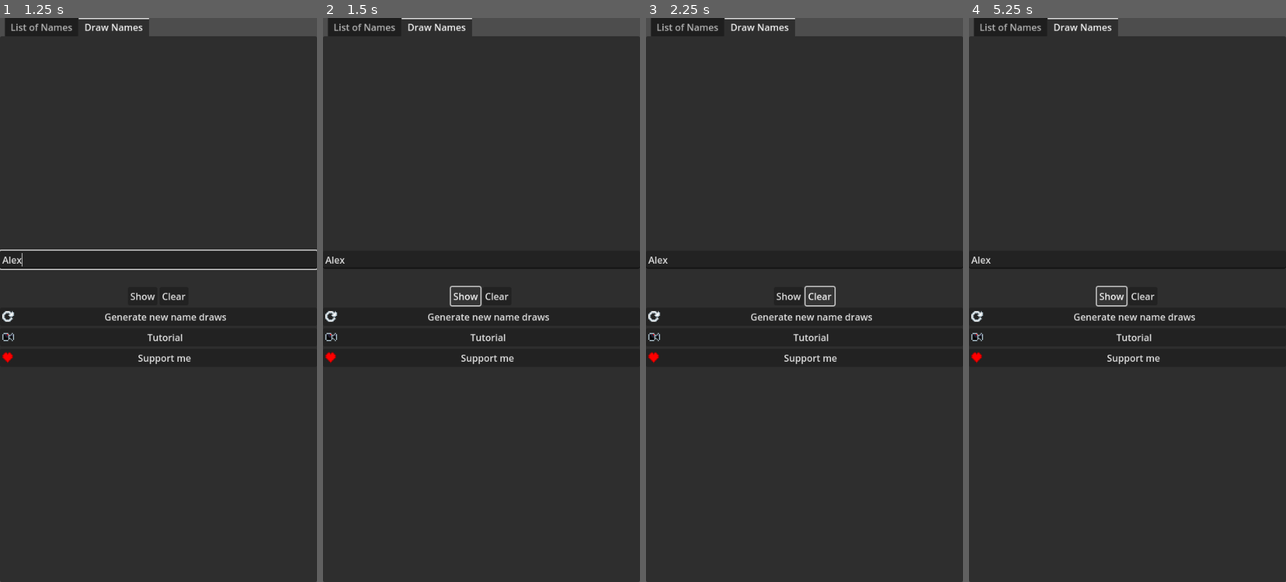
Above: before the commit, frames 1-4 (left to right).
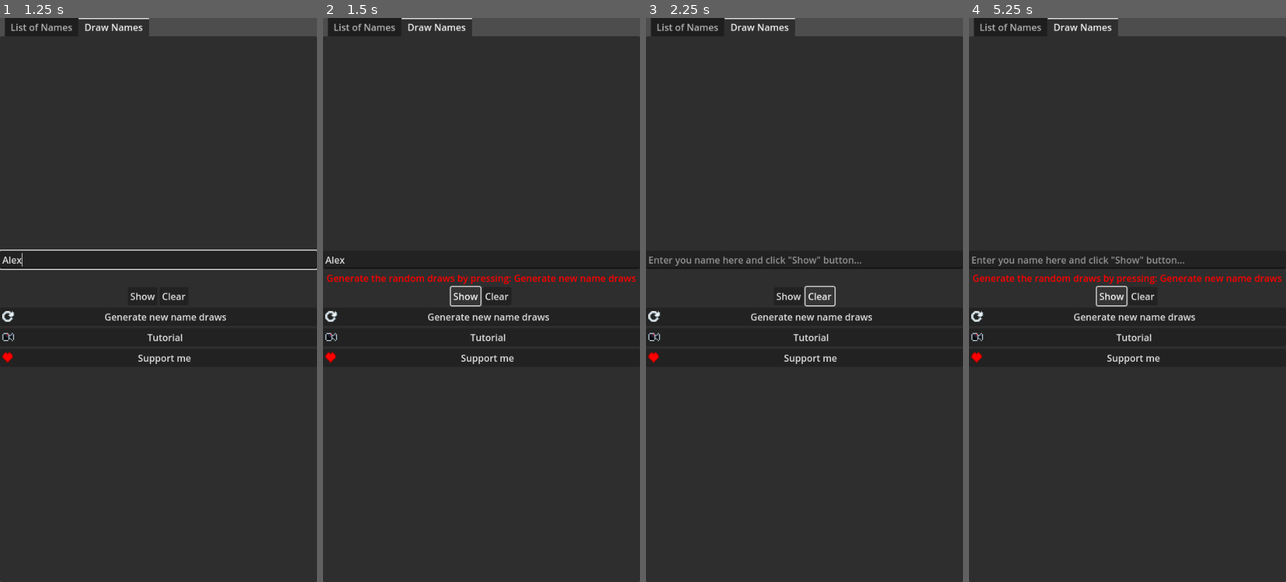
Above: after the commit, the same moments.

Repository: sid-the-loser/secret-santa
Game: Godot game, scene res://Scenes/main.tscn
The game is run twice, just before and just after one commit, with the same random seed, the same clock (stepped at 60 frames per second) and the same inputs.
Inputs (mouse positions are in pixels of both pictures, inside the frame that each line leads up to):
- Up to frame 1 (1.25 s): click (158, 260) at 0.52 s; type "Alex" at 0.6 s
- Up to frame 2 (1.5 s): click "Show" at 1.25 s
- Up to frame 3 (2.25 s): click "Clear" at 2 s
- Up to frame 4 (5.25 s): click "Generate new name draws" at 2.75 s; click "Generate new name draws" at 3.5 s; click "Support me" at 4.25 s; click "Show" at 5 s

Frame 1 is identical in both runs. In frame 2, 0.7% of the frame differs, in the area x 1-99%, y 45-48%; in frame 3, 0.4%; in frame 4, 1.0%, in the area x 0-99%, y 42-48%.

Commit message:
added some features to scripts

Diff:
--- a/Scenes/main.tscn
+++ b/Scenes/main.tscn
@@ -76,6 +76,8 @@
 text = "Support me"
 icon = ExtResource("2_58ch4")
 
+[connection signal="button_down" from="TabContainer/Draw Names/HBoxContainer/ShowButton" to="." method="_on_show_button_button_down"]
+[connection signal="button_down" from="TabContainer/Draw Names/HBoxContainer/ClearButton" to="." method="_on_clear_button_button_down"]
 [connection signal="button_down" from="TabContainer/Draw Names/ResetButton" to="." method="_on_reset_button_button_down"]
 [connection signal="button_down" from="TabContainer/Draw Names/TutorialButton" to="." method="_on_tutorial_button_button_down"]
 [connection signal="button_down" from="TabContainer/Draw Names/SupportButton" to="." method="_on_support_button_button_down"]
--- a/Scripts/main.gd
+++ b/Scripts/main.gd
@@ -3,17 +3,41 @@
 @onready var to_label = $"TabContainer/Draw Names/ToLabel"
 @onready var from_line_edit = $"TabContainer/Draw Names/FromLineEdit"
 @onready var list_of_names = $"TabContainer/List of Names"
+@onready var reset_button_name = $"TabContainer/Draw Names/ResetButton".get_text()
 
 var from_names = []
 var from_to_dict = {}
 
 # TODO: work on making everything working in harmony with eachother!
 
-func reset():
+func clear_ouput():
+	to_label.add_theme_color_override("font_color", Color.WHITE)
 	to_label.set_text("")
 	from_line_edit.set_text("")
 
+
+func reset_and_regenerate():
+	clear_ouput()
+
 	from_to_dict = {}
+
+
+func show_name():
+	var _name = from_line_edit.get_text()
+
+	if len(from_to_dict) == 0:
+		to_label.add_theme_color_override("font_color", Color.RED)
+		to_label.set_text("Generate the random draws by pressing: "+
+			reset_button_name)
+	elif len(_name) == 0:
+		to_label.add_theme_color_override("font_color", Color.RED)
+		to_label.set_text("Type something in the text-box above!")
+	elif _name in from_to_dict:
+		to_label.add_theme_color_override("font_color", Color.WHITE)
+		to_label.set_text(from_to_dict[_name])
+	else:
+		to_label.add_theme_color_override("font_color", Color.RED)
+		to_label.set_text("Please check if your name is in the list.")
 
 
 func _on_tutorial_button_button_down():
@@ -25,4 +49,12 @@
 
 
 func _on_reset_button_button_down():
-	pass # Replace with function body.
+	reset_and_regenerate()
+
+
+func _on_clear_button_button_down():
+	clear_ouput()
+
+
+func _on_show_button_button_down():
+	show_name()
